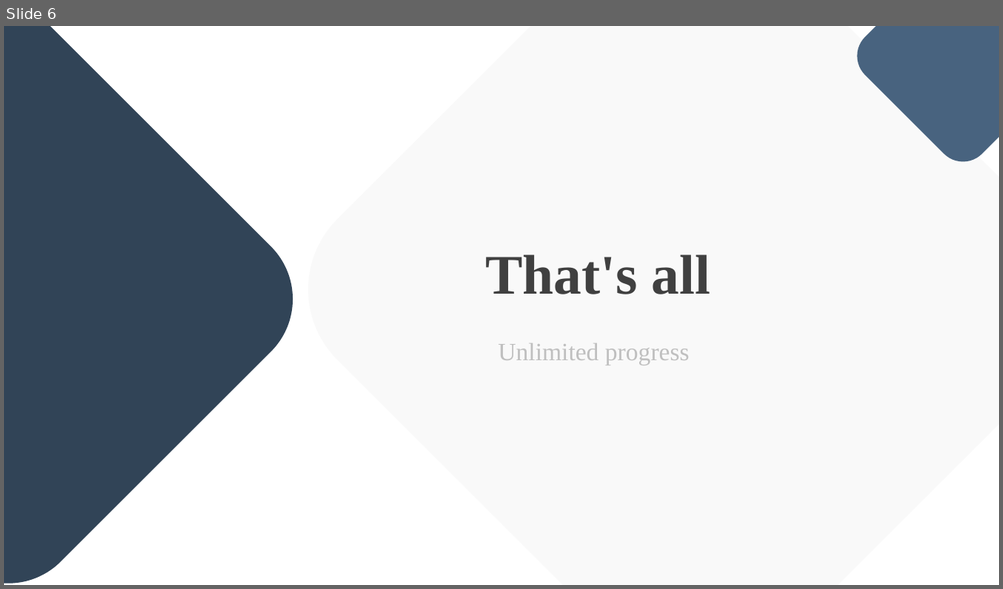
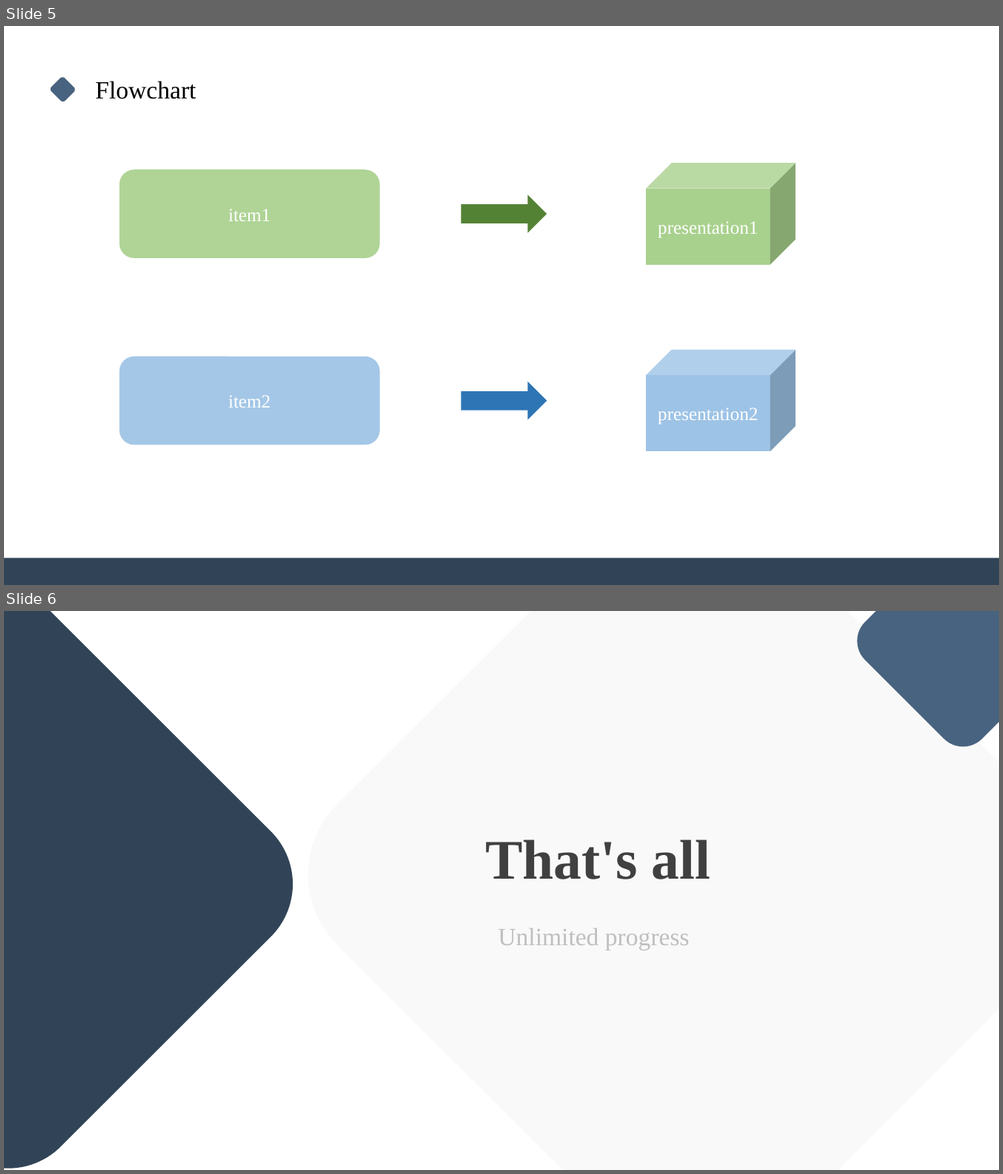
Before and after one commit to LSTM-Kirigaya/DIY-PPT-Template, a slide deck: 深蓝简约.pptx. Shown one above the other, each under a label of ours: slide 6 before the commit, slides 5 and 6 after it. The pictures are 1003x589 and 1003x1174 pixels, drawn with LibreOffice and Linux fonts; fonts in the diff are those of the drawing. Boxes give left, top, right and bottom in pixels: in the first picture for what was removed or moved away, otherwise in the second. Text is boxed around its words. In the diff, an @@ line names an element or a change of style, - is before the commit and + after.

```diff
--- a/深蓝简约.pptx
+++ b/深蓝简约.pptx
@@ slide 5 added at box(4, 26, 999, 585), background #FFFFFF @@
@@ rounded rectangle added at box(49, 76, 77, 102), fill #48637F @@
@@ text added at box(95, 81, 196, 99), 24 pt, text #000000 @@
+Flowchart
@@ rounded rectangle added at box(119, 170, 380, 259), fill #A9D18E at 92% opacity, 18 pt, text #FFFFFF @@
+item1
@@ cube added at box(646, 164, 795, 266), fill #A9D18E, 18 pt, text #FFFFFF @@
+presentation1
@@ right arrow added at box(461, 195, 546, 233), fill #548235 @@
@@ rounded rectangle added at box(119, 357, 380, 446), fill #9DC3E6 at 92% opacity, 18 pt, text #FFFFFF @@
+item2
@@ cube added at box(646, 350, 795, 452), fill #9DC3E6, 18 pt, text #FFFFFF @@
+presentation2
@@ right arrow added at box(461, 382, 546, 420), fill #2E75B6 @@
@@ rectangle added at box(4, 559, 999, 585), fill #314457 @@
```
Also in this commit, not shown: 1 slide changed, 3 other slides added, 4 slides removed, 4 other files.
